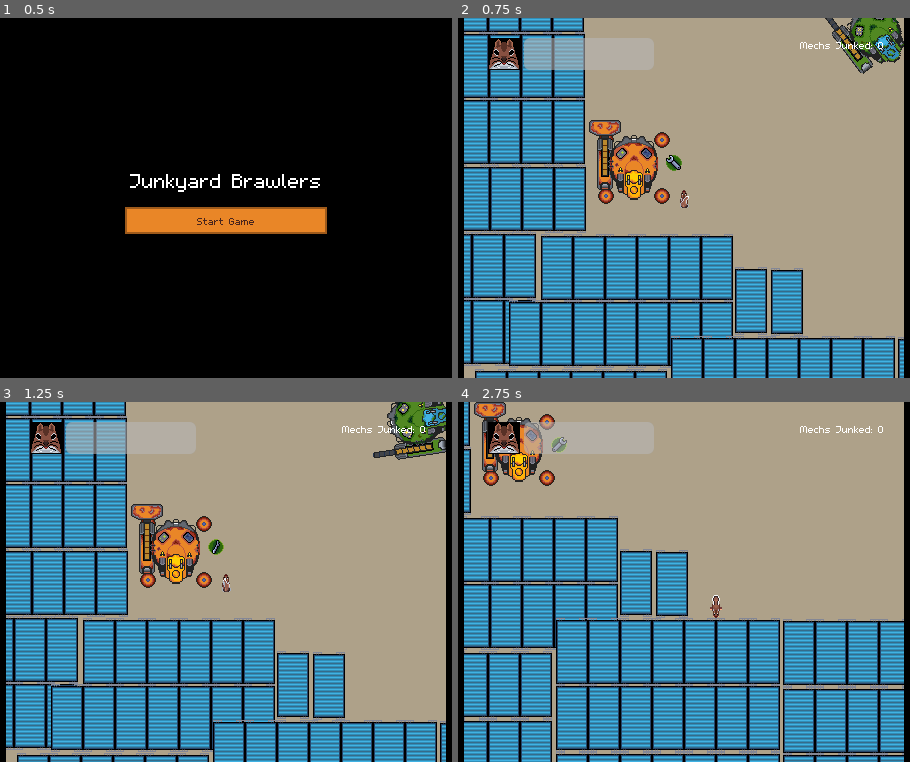
Above: before the commit, frames 1-4 (two rows, left to right).
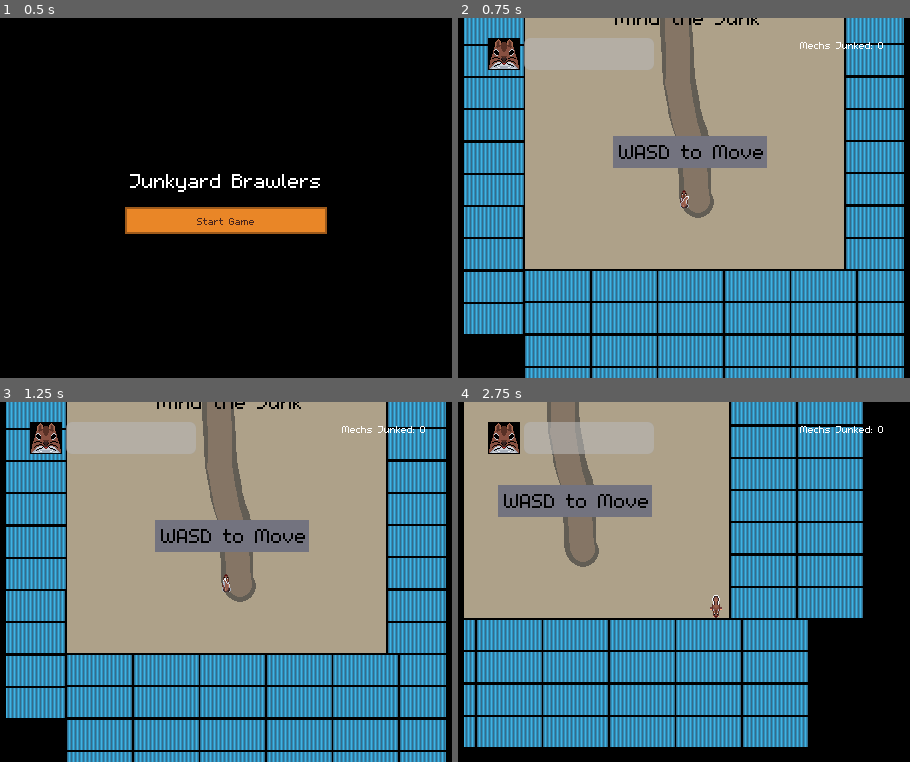
Above: after the commit, the same moments.

Repository: LaffertyDev/junkyard-brawl
Game: Godot game, scene res://src/MenusAndScenes/screen_ui_start.tscn
Same seed, same stepped clock (60 frames per second), same inputs: the game is played once before the commit and once after it. The engine's default icon, where the game draws it, is replaced by a stand-in: a white triangle on a blue panel in a dark square.
Inputs (mouse positions are in pixels of both pictures, inside the frame that each line leads up to):
- Up to frame 1 (0.5 s): no input
- Up to frame 2 (0.75 s): click "Start Game" at 0.5 s
- Up to frame 3 (1.25 s): no input
- Up to frame 4 (2.75 s): move the mouse to (824, 564) at 1.27 s; hold D (move_right) 1.28-2.03 s; hold Space (action_primary) 1.28-2.03 s; move the mouse to (557, 600) at 2.02 s; hold S (move_backward) from 2.03 s (still down); tap Space (action_primary) at 2.1 s

Frame 1 is identical in both runs. In frame 2, 59% of the frame differs, in the area x 1-99%, y 0-100%; in frame 3, 59%; in frame 4, 72%.

Commit message:
improve rotation sound playing

Diff:
--- a/src/Characters/Freek/freek.gd
+++ b/src/Characters/Freek/freek.gd
@@ -10,7 +10,9 @@
 @onready var _collision_body: CollisionShape2D = %collision_body
 
 @onready var _pickup_sound: AudioStreamPlayer = %pickup_sound
+@warning_ignore("unused_private_class_variable")
 @onready var _pilot_sound: AudioStreamPlayer = %pilot_sound
+@warning_ignore("unused_private_class_variable")
 @onready var _eject_sound: AudioStreamPlayer = %eject_sound
 @onready var _movement_sound_high: AudioStreamPlayer = %movement_sound_high
 @onready var _movement_sound_low: AudioStreamPlayer = %movement_sound_low
--- a/src/Characters/Max/max.gd
+++ b/src/Characters/Max/max.gd
@@ -16,6 +16,7 @@
 @warning_ignore("unused_private_class_variable")
 @onready var _hammer_sound: AudioStreamPlayer = %hammer_sound
 @onready var _rotation_sound: AudioStreamPlayer = %audio_torso_rotate
+@warning_ignore("unused_private_class_variable")
 @onready var _engine_sound: AudioStreamPlayer = %engine_sound
 @warning_ignore("unused_private_class_variable")
 @onready var _hammer_attack_damage_scan_area: Area2D = %AttackDamageScanArea
@@ -40,10 +41,14 @@
 	if PlayerState.current_pilot_state == Enums.PilotState.Piloting:
 		var target_angle = get_global_mouse_position().angle_to_point(self.position) - (PI / 2)
 		var remaining_angle = int(abs(rad_to_deg(target_angle - _torso.rotation))) % 360
-		if remaining_angle > 45:
+		print(remaining_angle)
+		const angle_to_care = 5
+		if remaining_angle > angle_to_care and remaining_angle < (360 - angle_to_care):
 			start_rotating()
+			print("start", remaining_angle)
 		else:
 			stop_rotating()
+			print("stop", remaining_angle)
 		_torso.rotation = lerp_angle(_torso.rotation, target_angle, 1.25 * delta)
 	else:
 		stop_rotating()
--- a/src/Enemies/JunkyardKing/junkyard_king.gd
+++ b/src/Enemies/JunkyardKing/junkyard_king.gd
@@ -21,7 +21,7 @@
 		target_angle = target.position.angle_to_point(self.position) - (PI / 2)
 
 func take_damage(damage: int) -> void:
-	PlayerState.junkyard_king_health -= 1
+	PlayerState.junkyard_king_health -= damage
 	_torso.play("take_damage")
 
 func _on_gun_animation_finished() -> void:
--- a/src/Enemies/Spawner/spawner.gd
+++ b/src/Enemies/Spawner/spawner.gd
@@ -17,12 +17,10 @@
 	%animation.play("die")
 
 func _on_activate_radius_body_entered(_body: Node2D) -> void:
-	print("Activated")
 	%animation.play("spawn")
 
 
-func _on_activate_radius_area_shape_entered(_area_rid: RID, _area: Area2D, area_shape_index: int, local_shape_index: int) -> void:
-	print("Activated")
+func _on_activate_radius_area_shape_entered(_area_rid: RID, _area: Area2D, _area_shape_index: int, _local_shape_index: int) -> void:
 	%animation.play("spawn")
 
 
--- a/src/game.tscn
+++ b/src/game.tscn
@@ -21,15 +21,16 @@
 visible = false
 
 [node name="max" parent="." instance=ExtResource("1_x8fa0")]
-position = Vector2(-142, -1271)
+position = Vector2(0, 575)
 
 [node name="Freek" parent="." instance=ExtResource("2_px2hi")]
-position = Vector2(-92, -1241)
+position = Vector2(0, 1753)
 
 [node name="CanvasLayer" type="CanvasLayer" parent="."]
 
 [node name="Hud" parent="CanvasLayer" instance=ExtResource("4_5g130")]
 unique_name_in_owner = true
+metadata/_edit_use_anchors_ = true
 
 [node name="level_one_swiper" parent="." instance=ExtResource("6_6e0x7")]
 position = Vector2(-5, 0)
@@ -52,18 +53,28 @@
 [node name="Spawner2" parent="." instance=ExtResource("7_i1o7u")]
 position = Vector2(816, -1035)
 
+[node name="Spawner4" parent="." instance=ExtResource("7_i1o7u")]
+position = Vector2(444, -937)
+rotation = 3.14159
+
 [node name="Spawner3" parent="." instance=ExtResource("7_i1o7u")]
-position = Vector2(686, -478)
+position = Vector2(717, -473)
+
+[node name="swiper" parent="." instance=ExtResource("6_6e0x7")]
+position = Vector2(636, -977)
+
+[node name="swiper2" parent="." instance=ExtResource("6_6e0x7")]
+position = Vector2(570, -964)
 
 [node name="Spawner5" parent="." instance=ExtResource("7_i1o7u")]
-position = Vector2(-41, -1508)
-rotation = 4.71239
+position = Vector2(310, -1542)
+
+[node name="Spawner" parent="." instance=ExtResource("7_i1o7u")]
+position = Vector2(-6, -1676)
+rotation = -1.5708
 
 [node name="JunkyardKing" parent="." instance=ExtResource("10_lumf2")]
-position = Vector2(102, -1404)
+position = Vector2(121, -1393)
 
 [node name="swiper5" parent="." instance=ExtResource("6_6e0x7")]
 position = Vector2(-31, -196)
-
-[node name="HealthPickup4" parent="." instance=ExtResource("9_jxf43")]
-position = Vector2(-102, -1276)
Not shown, changed: todo.md
